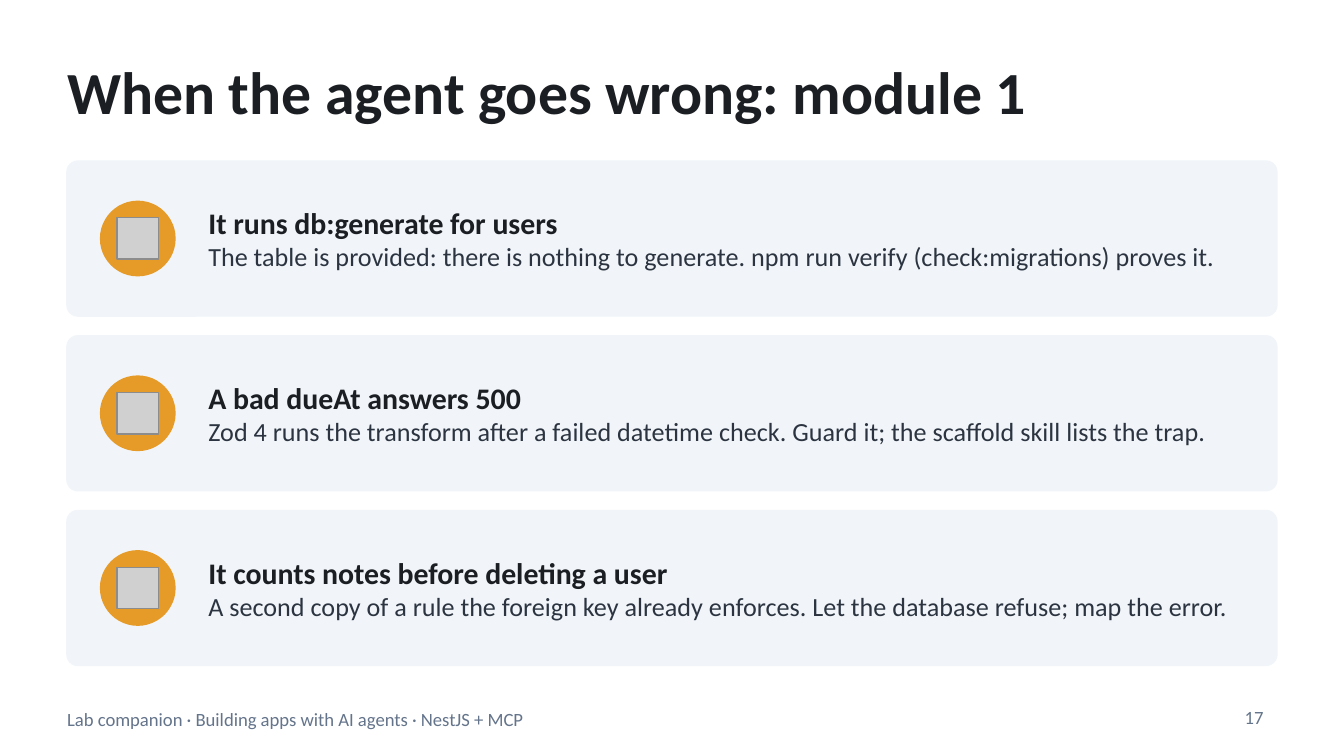
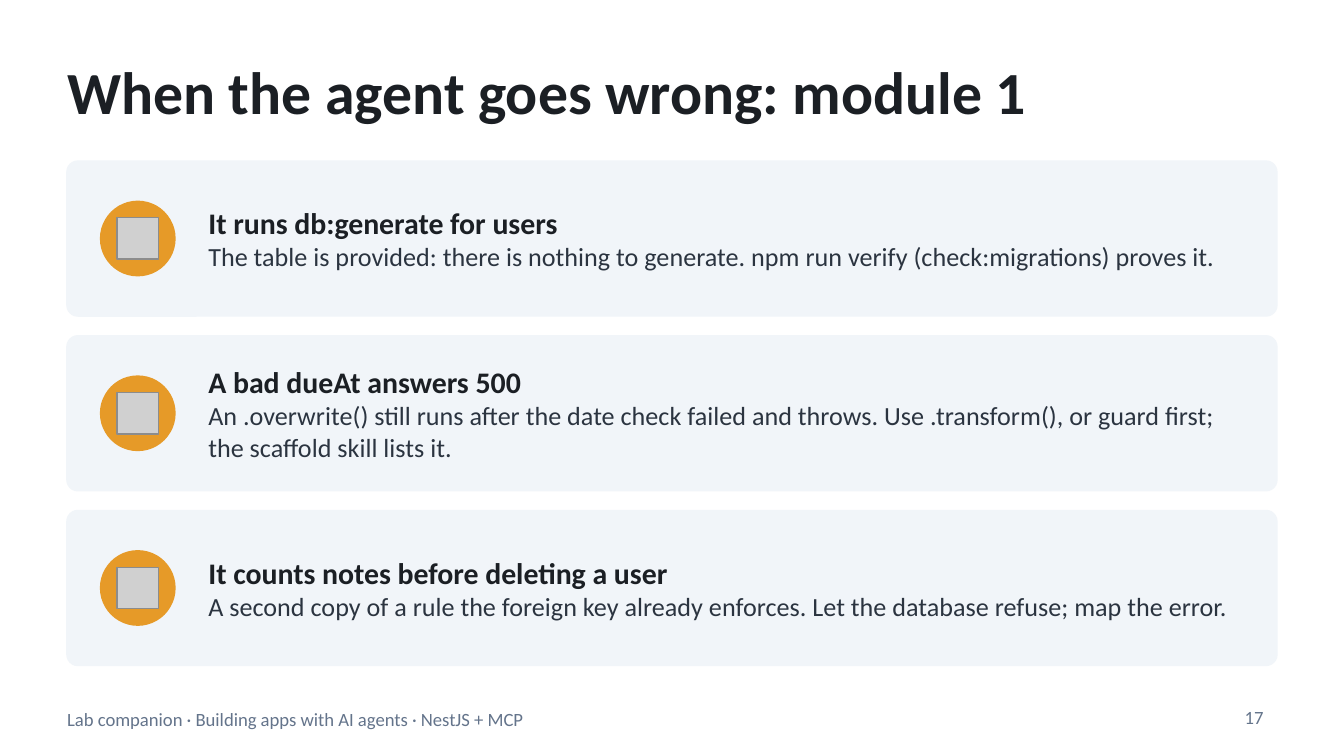
Before and after one commit to blazaga/ai-training-modules, a slide deck: slide 17 of docs/ai-agent-training/slides/lab-companion.pptx. Drawn at 1344x756 pixels with LibreOffice and Linux fonts; fonts in the diff are those of the drawing; grey boxes stand for pictures. Boxes give left, top, right and bottom in pixels: in the first picture for what was removed or moved away, otherwise in the second. Text is boxed around its words. In the diff, an @@ line names an element or a change of style, - is before the commit and + after.

```diff
--- a/docs/ai-agent-training/slides/lab-companion.pptx
+++ b/docs/ai-agent-training/slides/lab-companion.pptx
@@ text at bbox=[208, 406, 1213, 457]: text changed @@
-Zod 4 runs the transform after a failed datetime check. Guard it; the scaffold skill lists the trap.
+An .overwrite() still runs after the date check failed and throws. Use .transform(), or guard first; the scaffold skill lists it.
```
Also in this commit, not shown: 4 other slides changed, 13 other files.
